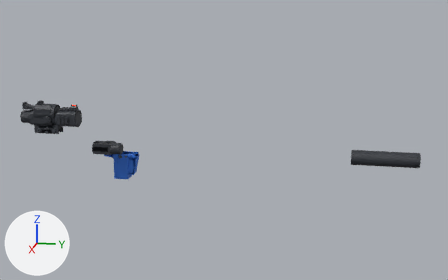
What one commit did to the glTF model assets/models/replicaParts/sniper.glb.
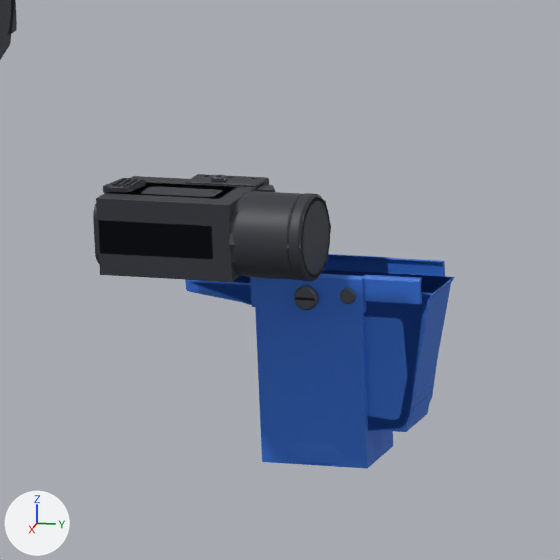
The first picture shows the older version from a 50 mm camera at (1.396, 0.749, 0.419) aimed at (0.005, 0.471, 0.071). The close-ups show the older and then the newer version on the part from 18% to 34% of the width and 42% to 68% of the height of that picture. Only the edits that show in the close-ups are written down. The axes (+X, +Y, +Z) are drawn at lower left. The lights are the same throughout. Where no turn or scale is listed for an object, it has been applied to the vertices. Vertices at exactly the same position are counted once.

In view in the first close-up: 'grip_angled', 'grip_angled_Figure', 'grip_vertical', 'grip_vertical_Figure', 'light_weaponTorch', 'light_weaponTorch_Figure' and 2 more.
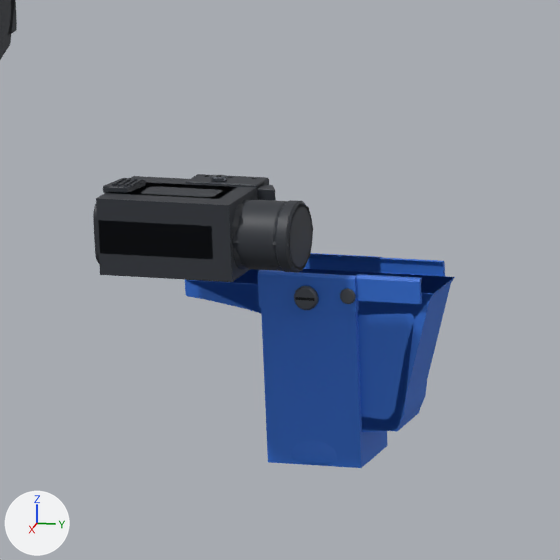
Where the change shows, as pixel boxes (x1, y1, x2, y2) in the close-ups (560 x 560 px; the box of a moved part takes in the faces that stretch with it):
'grip_vertical_Figure', rescaled (8% narrower): before (255, 271, 393, 468); after (261, 269, 388, 468)
'light_weaponTorch_Figure', reshaped (8% narrower): before (96, 176, 331, 282); after (96, 176, 313, 282)
'light_weaponTorch', reshaped (7% narrower, 7% shorter): before (93, 174, 330, 281); after (93, 174, 313, 273)
'grip_angled_Figure', reshaped: before (186, 270, 455, 432); after (185, 269, 455, 431)
'grip_angled', reshaped: before (185, 255, 453, 431); after (185, 254, 454, 432)
part 1 of me_grip_angled, moved or reshaped (not visible afterwards): before (418, 356, 437, 375)
part 2 of me_grip_angled, moved or reshaped (not visible afterwards): before (416, 371, 435, 390)
part 3 of me_grip_angled, moved or reshaped (not visible afterwards): before (414, 385, 434, 405)
part 4 of me_grip_angled, rebuilt: before (185, 270, 453, 431); after (185, 269, 454, 432)
part 5 of me_grip_angled, deleted: before (413, 364, 436, 412)
part 6 of me_grip_angled, added (mostly hidden): after (406, 382, 426, 409)
part 7 of me_grip_angled_figure, moved or reshaped: before (186, 280, 451, 432); after (185, 280, 451, 431)
part 9 of me_light_weapontorch, rebuilt (21% narrower, 19% shorter): before (232, 191, 330, 281); after (236, 200, 313, 273)
part 10 of me_light_weapontorch, moved or reshaped: before (230, 199, 244, 276); after (232, 203, 245, 269)
part 11 of me_light_weapontorch_figure, moved or reshaped: before (229, 192, 331, 279); after (232, 200, 313, 271)

What changed in the scene script:
```text
Change me_grip_angled:
    remove me_grip_angled.from_pydata(...)  # 1770 vertices, 3352 faces; spans x -0.0143..0.014, y -0.0427..0.0418, z -0.0476..0.0049
    add me_grip_angled.from_pydata(...)  # 2246 vertices, 4288 faces; spans x -0.0143..0.014, y -0.0427..0.0419, z -0.048..0.0049
    me_grip_angled part 1: the loose piece of 24 vertices spanning x -0.0093..0.0093, y 0.0343..0.0354, z -0.0282..-0.0267 is turned -150.8 degrees about the x axis through its middle, then moved by (0.0, -0.0293, 0.001)
    me_grip_angled part 2: the loose piece of 24 vertices spanning x -0.0093..0.0093, y 0.0335..0.0347, z -0.0331..-0.0317 is turned -157.5 degrees about the x axis through its middle, then moved by (0.0, -0.0274, 0.0023)
    me_grip_angled part 3: the loose piece of 24 vertices spanning x -0.0093..0.0093, y 0.0327..0.0339, z -0.038..-0.0366 is turned -158.5 degrees about the x axis through its middle, then moved by (0.0, -0.0262, 0.0054)
    me_grip_angled part 4: the loose piece of 566 vertices spanning x -0.0105..0.0105, y -0.0427..0.0418, z -0.0476..0.0 is rebuilt with 822 vertices and now spans x -0.0105..0.0105, y -0.0427..0.0419, z -0.048..0.0
    me_grip_angled part 5: 9 loose pieces with 216 vertices, spanning x -0.0093..0.0093, y 0.0324..0.038, z -0.0405..-0.0095, are deleted
    me_grip_angled part 6: 312 vertices added at x -0.0095..0.0095, y 0.0295..0.0359, z -0.0399..-0.0061
    other edits to the shape of me_grip_angled do not show in these pictures
Change me_grip_angled_figure:
    where me_grip_angled_figure.from_pydata(...)  # 14 vertices, 24 faces; spans x -0.0105..0.0105, y -0.0427..0.042, z -0.047..0.0
    me_grip_angled_figure part 7
    me_grip_angled_figure.vertices[2].co: (-0.0105, -0.0066, -0.0111) -> (-0.0105, -0.008, -0.0134)
    me_grip_angled_figure.vertices[3].co: (-0.0105, 0.008, -0.0243) -> (-0.0105, 0.007, -0.033)
    me_grip_angled_figure.vertices[4].co: (-0.0105, 0.0045, -0.047) -> (-0.0105, 0.0034, -0.047)
    me_grip_angled_figure.vertices[5].co: (-0.0105, 0.031, -0.047) -> (-0.0105, 0.028, -0.047)  # pixel (427, 413) -> pixel (418, 413)
    me_grip_angled_figure.vertices[9].co: (0.0105, -0.0066, -0.0111) -> (0.0105, -0.008, -0.0134)
    me_grip_angled_figure.vertices[10].co: (0.0105, 0.008, -0.0243) -> (0.0105, 0.007, -0.033)
    me_grip_angled_figure.vertices[11].co: (0.0105, 0.0045, -0.047) -> (0.0105, 0.0034, -0.047)
    me_grip_angled_figure.vertices[12].co: (0.0105, 0.031, -0.047) -> (0.0105, 0.028, -0.047)  # pixel (406, 432) -> pixel (397, 431)
Change me_grip_vertical_figure:
    remove me_grip_vertical_figure.from_pydata(...)  # 8 vertices, 12 faces; spans x -0.0126..0.0126, y -0.018..0.018, z -0.0595..0.0
    add me_grip_vertical_figure.from_pydata(...)  # 8 vertices, 12 faces; spans x -0.0126..0.0126, y -0.016..0.016, z -0.0595..0.0
    me_grip_vertical_figure part 8: the whole mesh is scaled about its middle by (1, 0.889, 1)
Change me_light_weapontorch:
    remove me_light_weapontorch.from_pydata(...)  # 1717 vertices, 3256 faces; spans x -0.0049..0.0314, y -0.0338..0.0355, z -0.0157..0.0145
    add me_light_weapontorch.from_pydata(...)  # 1726 vertices, 3300 faces; spans x -0.0049..0.03, y -0.0338..0.0305, z -0.0157..0.0145
    me_light_weapontorch part 9: the loose piece of 600 vertices spanning x 0.0038..0.0314, y 0.013..0.0355, z -0.0138..0.0138 is rebuilt with 718 vertices and now spans x 0.0063..0.0289, y 0.013..0.0305, z -0.0113..0.0113
    me_light_weapontorch part 10: 84 vertices moved from x 0.0077..0.0297, y 0.0137..0.014, z -0.0121..0.0121 to x 0.0096..0.0274, y 0.0137..0.014, z -0.0098..0.0098
    other edits to the shape of me_light_weapontorch do not show in these pictures
    add me_light_weapontorch.materials.append(mat_led)  # yellow #f0dc96, glowing yellow #bfaf77
Change me_light_weapontorch_figure:
    remove me_light_weapontorch_figure.from_pydata(...)  # 24 vertices, 40 faces; spans x 0.0..0.0312, y -0.032..0.0355, z -0.0136..0.0136
    add me_light_weapontorch_figure.from_pydata(...)  # 24 vertices, 40 faces; spans x 0.0..0.03, y -0.032..0.0305, z -0.0124..0.0124
    me_light_weapontorch_figure part 11: the loose piece of 16 vertices spanning x 0.004..0.0312, y 0.012..0.0355, z -0.0136..0.0136 is scaled about its middle by (0.809, 0.787, 0.809), then moved by (0.0, -0.0025, 0.0)
```
